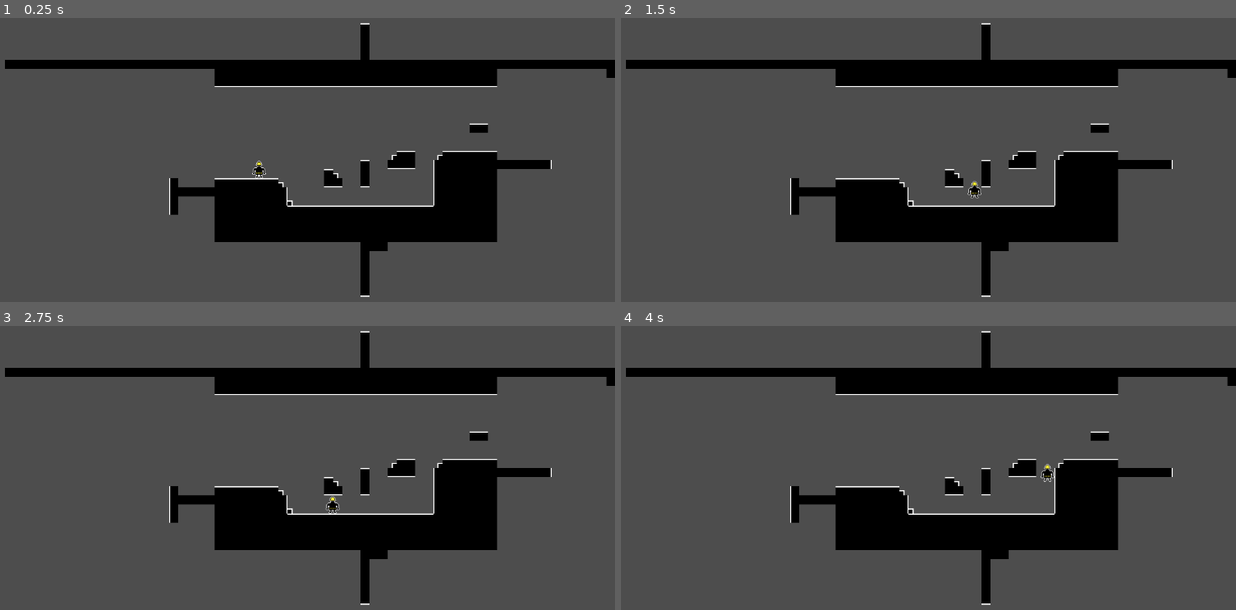
Above: before the commit, frames 1-4 (two rows, left to right).
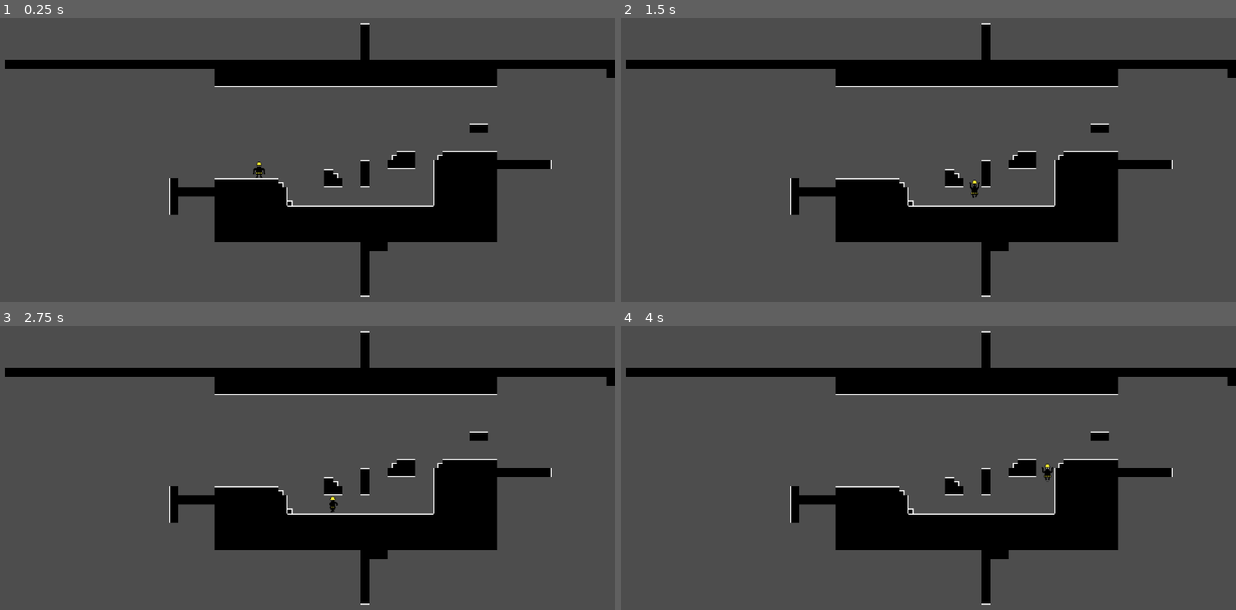
Above: after the commit, the same moments.

Repository: jaredinyaagha1/SuperAnomalyRepairman
Game: Godot game, scene res://scenes/main.tscn
Same seed, same stepped clock (60 frames per second), same inputs: the game is played once before the commit and once after it.
Inputs:
- Up to frame 1 (0.25 s): no input
- Up to frame 2 (1.5 s): tap Enter at 0.5 s; hold D (move_right) from 0.53 s (still down); tap Space (jump) at 0.6, 0.77, 1.07, 1.35 s
- Up to frame 3 (2.75 s): tap Space (jump) at 1.52, 1.82, 2.1 s; release D (move_right) at 2.03 s; hold A (move_left) from 2.03 s (still down)
- Up to frame 4 (4 s): release A (move_left) at 2.78 s; hold D (move_right) from 2.78 s (still down); tap Space (jump) at 2.85, 3.02, 3.32, 3.6, 3.77 s

The runs differ from the first frame. In frame 1, less than 0.1% of the frame differs, in the area x 40-44%, y 50-57%; in frame 2, less than 0.1%, in the area x 56-59%, y 56-64%; in frame 3, less than 0.1%; in frame 4, less than 0.1%.

Commit message:
Animations added for repair man. Changed to AnimationPlayer

Diff:
--- a/scenes/player.gd
+++ b/scenes/player.gd
@@ -1,4 +1,6 @@
 extends CharacterBody2D
+
+##TODO If possible, change to animation tree for better animation handling
 
 # Movement parameters
 @export var move_speed := 200
@@ -17,19 +19,30 @@
 	apply_gravity(delta)
 
 	if is_on_floor() and Input.is_action_just_pressed("jump"):
+		#$AnimationPlayer.play("jump")
 		velocity.y = jump_speed
 	move_and_slide()
 	if Input.is_action_just_pressed("switch_timeline_up"):
 		switch_timeline_up()
 	elif Input.is_action_just_pressed("switch_timeline_down"):
 		switch_timeline_down()
+	if velocity.y > 0:
+		$AnimationPlayer.play("fall")
+	elif velocity.y < 0:
+		$AnimationPlayer.play("jump")
 
 func handle_movement():
 	var direction := 0
 	if Input.is_action_pressed("move_left"):
+		$Sprite2D.flip_h = true
 		direction -= 1
 	if Input.is_action_pressed("move_right"):
+		$Sprite2D.flip_h = false
 		direction += 1
+	if direction and is_on_floor():
+		$AnimationPlayer.play("walk")
+	else:
+		$AnimationPlayer.play("idle")
 	velocity.x = direction * move_speed
 
 func apply_gravity(delta):
@@ -40,10 +53,13 @@
 
 func switch_timeline_up():
 	current_era = (current_era + 1) % 3
+	$AnimationPlayer.play("time_shift")
 	emit_signal("timeline_switched", current_era)
 
 func switch_timeline_down():
 	current_era = (current_era - 1) % 3
 	if current_era < 0:
 		current_era = 2
+	$AnimationPlayer.play("time_shift")
+
 	emit_signal("timeline_switched", current_era)
--- a/scenes/player.tscn
+++ b/scenes/player.tscn
@@ -1,18 +1,138 @@
-[gd_scene load_steps=5 format=3 uid="uid://cy37bedf2pl32"]
+[gd_scene load_steps=12 format=3 uid="uid://cy37bedf2pl32"]
 
 [ext_resource type="Texture2D" uid="uid://br23xtw6ctyqj" path="res://assets/repair_main.png" id="1_3vyb7"]
 [ext_resource type="Script" uid="uid://banmm6ufhtc0i" path="res://scenes/player.gd" id="1_g2els"]
 
-[sub_resource type="SpriteFrames" id="SpriteFrames_g2els"]
-animations = [{
-"frames": [{
-"duration": 1.0,
-"texture": ExtResource("1_3vyb7")
-}],
-"loop": true,
-"name": &"default",
-"speed": 5.0
-}]
+[sub_resource type="Animation" id="Animation_g2els"]
+resource_name = "idle"
+loop_mode = 1
+step = 0.33
+tracks/0/type = "value"
+tracks/0/imported = false
+tracks/0/enabled = true
+tracks/0/path = NodePath("Sprite2D:frame_coords")
+tracks/0/interp = 1
+tracks/0/loop_wrap = false
+tracks/0/keys = {
+"times": PackedFloat32Array(0, 1),
+"transitions": PackedFloat32Array(1, 1),
+"update": 0,
+"values": [Vector2i(0, 0), Vector2i(2, 0)]
+}
+
+[sub_resource type="Animation" id="Animation_qhqgy"]
+length = 0.001
+tracks/0/type = "value"
+tracks/0/imported = false
+tracks/0/enabled = true
+tracks/0/path = NodePath("Sprite2D:frame_coords")
+tracks/0/interp = 1
+tracks/0/loop_wrap = true
+tracks/0/keys = {
+"times": PackedFloat32Array(0),
+"transitions": PackedFloat32Array(1),
+"update": 1,
+"values": [Vector2i(0, 0)]
+}
+
+[sub_resource type="Animation" id="Animation_dqkch"]
+resource_name = "walk"
+length = 0.66
+loop_mode = 1
+step = 0.33
+tracks/0/type = "value"
+tracks/0/imported = false
+tracks/0/enabled = true
+tracks/0/path = NodePath("Sprite2D:frame_coords")
+tracks/0/interp = 1
+tracks/0/loop_wrap = true
+tracks/0/keys = {
+"times": PackedFloat32Array(0, 0.333333),
+"transitions": PackedFloat32Array(1, 1),
+"update": 0,
+"values": [Vector2i(0, 1), Vector2i(1, 1)]
+}
+
+[sub_resource type="Animation" id="Animation_qlg0r"]
+resource_name = "jump"
+length = 0.33
+step = 0.33
+tracks/0/type = "value"
+tracks/0/imported = false
+tracks/0/enabled = true
+tracks/0/path = NodePath("Sprite2D:frame_coords")
+tracks/0/interp = 1
+tracks/0/loop_wrap = true
+tracks/0/keys = {
+"times": PackedFloat32Array(0),
+"transitions": PackedFloat32Array(1),
+"update": 1,
+"values": [Vector2i(0, 3)]
+}
+
+[sub_resource type="Animation" id="Animation_tuyoq"]
+resource_name = "fix"
+length = 0.66
+loop_mode = 1
+step = 0.33
+tracks/0/type = "value"
+tracks/0/imported = false
+tracks/0/enabled = true
+tracks/0/path = NodePath("Sprite2D:frame_coords")
+tracks/0/interp = 1
+tracks/0/loop_wrap = true
+tracks/0/keys = {
+"times": PackedFloat32Array(0, 0.333333),
+"transitions": PackedFloat32Array(1, 1),
+"update": 0,
+"values": [Vector2i(0, 2), Vector2i(1, 2)]
+}
+
+[sub_resource type="Animation" id="Animation_fjrip"]
+resource_name = "fall"
+length = 0.66
+loop_mode = 1
+step = 0.33
+tracks/0/type = "value"
+tracks/0/imported = false
+tracks/0/enabled = true
+tracks/0/path = NodePath("Sprite2D:frame_coords")
+tracks/0/interp = 1
+tracks/0/loop_wrap = true
+tracks/0/keys = {
+"times": PackedFloat32Array(0, 0.333333),
+"transitions": PackedFloat32Array(1, 1),
+"update": 0,
+"values": [Vector2i(0, 4), Vector2i(1, 4)]
+}
+
+[sub_resource type="Animation" id="Animation_smehm"]
+resource_name = "time_shif"
+length = 0.66
+step = 0.33
+tracks/0/type = "value"
+tracks/0/imported = false
+tracks/0/enabled = true
+tracks/0/path = NodePath("Sprite2D:frame_coords")
+tracks/0/interp = 1
+tracks/0/loop_wrap = false
+tracks/0/keys = {
+"times": PackedFloat32Array(0, 0.333333, 0.66),
+"transitions": PackedFloat32Array(1, 1, 1),
+"update": 0,
+"values": [Vector2i(0, 5), Vector2i(2, 5), Vector2i(0, 5)]
+}
+
+[sub_resource type="AnimationLibrary" id="AnimationLibrary_fjrip"]
+_data = {
+&"RESET": SubResource("Animation_qhqgy"),
+&"fall": SubResource("Animation_fjrip"),
+&"fix": SubResource("Animation_tuyoq"),
+&"idle": SubResource("Animation_g2els"),
+&"jump": SubResource("Animation_qlg0r"),
+&"time_shift": SubResource("Animation_smehm"),
+&"walk": SubResource("Animation_dqkch")
+}
 
 [sub_resource type="RectangleShape2D" id="RectangleShape2D_g2els"]
 size = Vector2(24, 30)
@@ -22,9 +142,16 @@
 collision_mask = 16
 script = ExtResource("1_g2els")
 
-[node name="AnimatedSprite2D" type="AnimatedSprite2D" parent="."]
-sprite_frames = SubResource("SpriteFrames_g2els")
+[node name="AnimationPlayer" type="AnimationPlayer" parent="."]
+libraries = {
+&"": SubResource("AnimationLibrary_fjrip")
+}
 
 [node name="CollisionShape2D" type="CollisionShape2D" parent="."]
 position = Vector2(0, 1)
 shape = SubResource("RectangleShape2D_g2els")
+
+[node name="Sprite2D" type="Sprite2D" parent="."]
+texture = ExtResource("1_3vyb7")
+hframes = 3
+vframes = 6
Binary file changed: assets/repair_main.png
